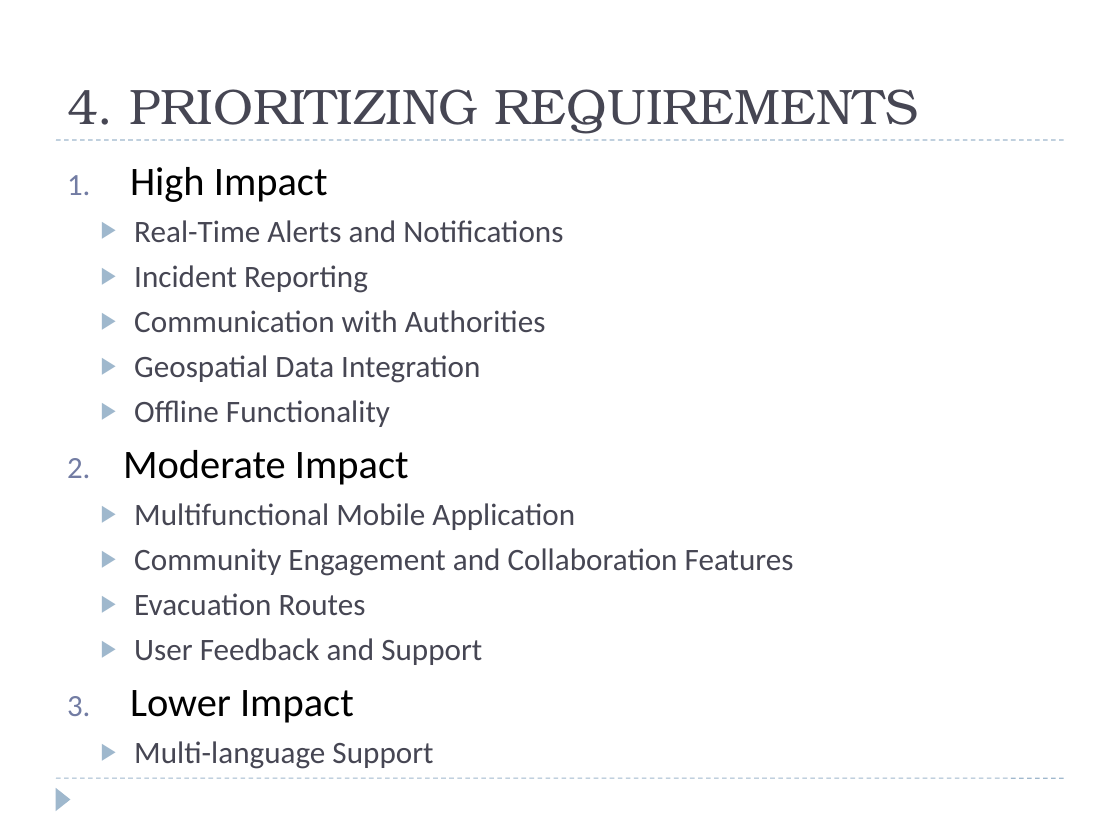
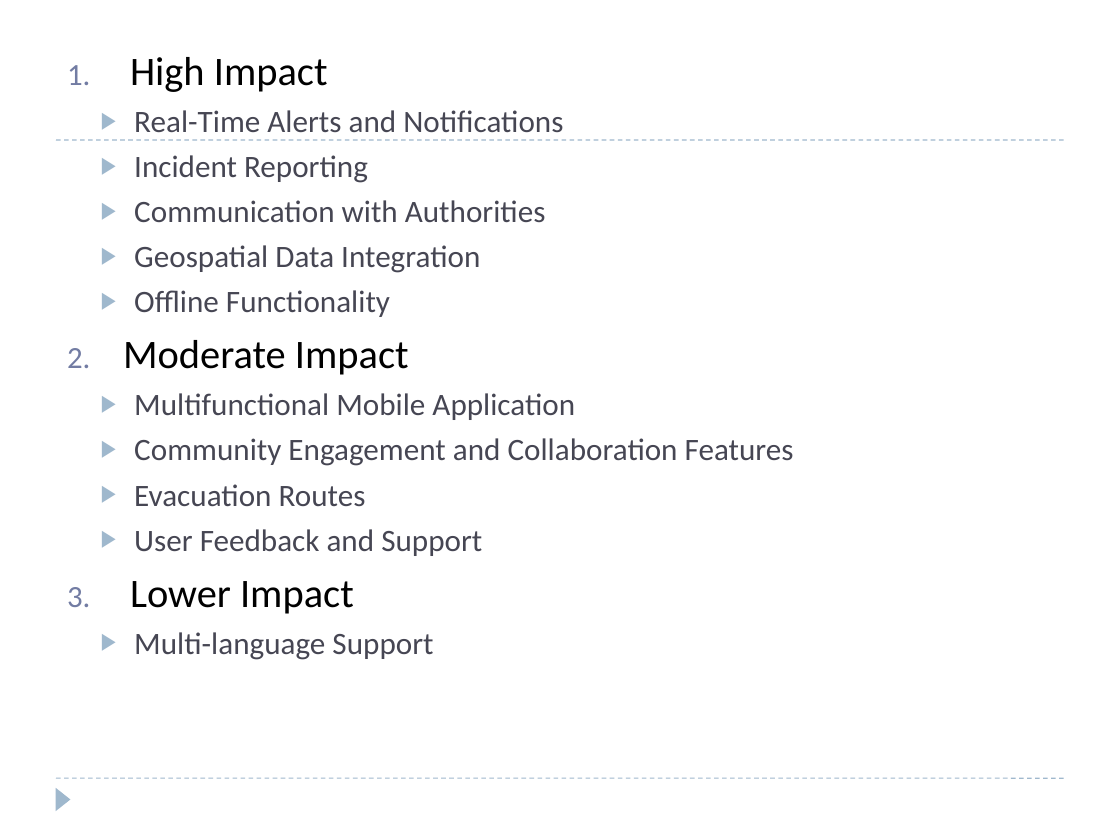
Before and after one commit to JIM440/CEF440-group-22, a slide deck: slide 15 of Task 3/GROUP_22.pptx (slide 12 before the commit). Drawn at 1120x840 pixels with LibreOffice and Linux fonts; fonts in the diff are those of the drawing. Boxes give left, top, right and bottom in pixels: in the first picture for what was removed or moved away, otherwise in the second. Text is boxed around its words. In the diff, an @@ line names an element or a change of style, - is before the commit and + after.

```diff
--- a/Task 3/GROUP_22.pptx
+++ b/Task 3/GROUP_22.pptx
@@ text "High Impact": place and size @@
-text "High Impact" at bbox=[123, 167, 794, 769]
+text "High Impact" at bbox=[123, 57, 794, 660]
@@ title removed at bbox=[67, 89, 919, 134] @@
-4. PRIORITIZING REQUIREMENTS
```
Also in this commit, not shown: 4 other slides changed, 9 slides added.
